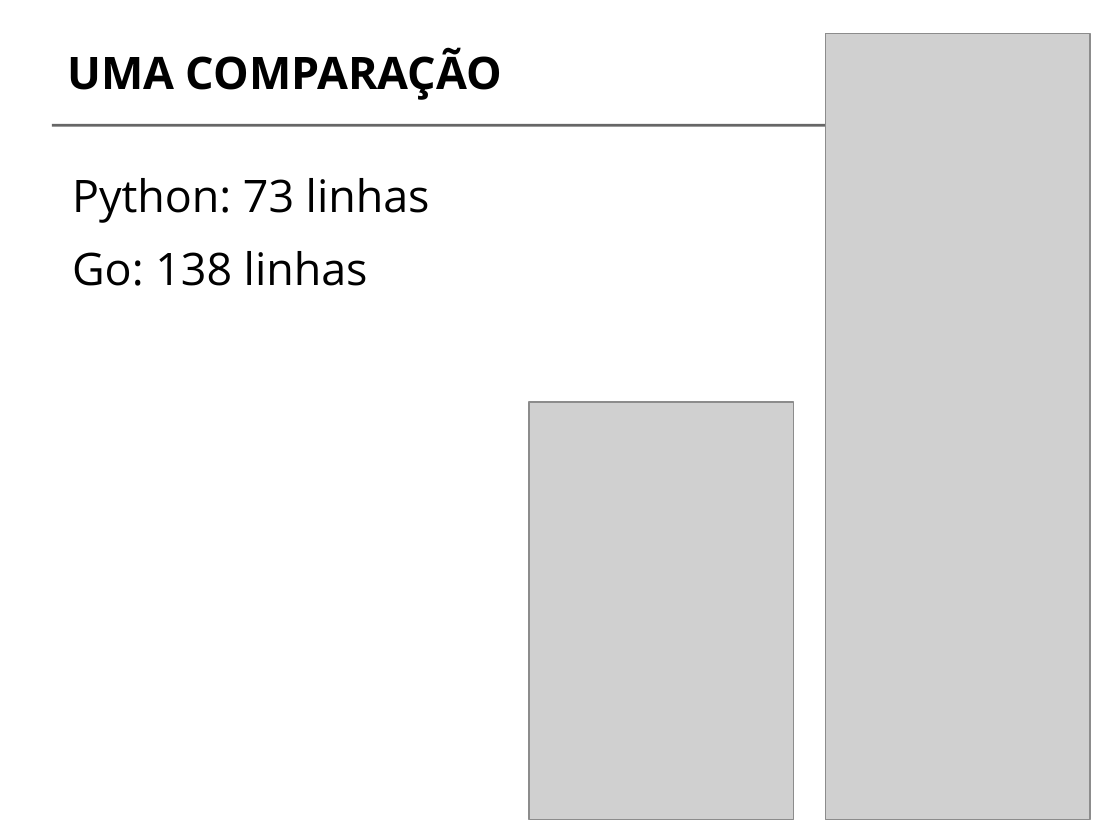
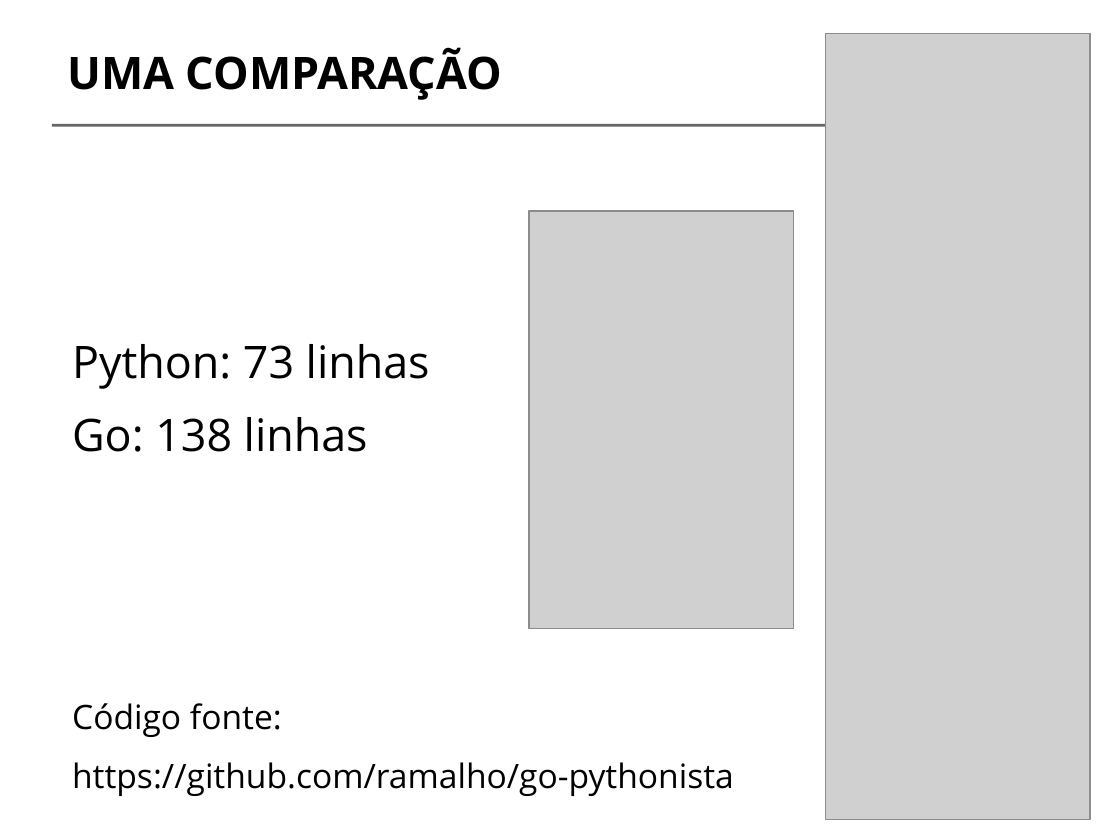
Before and after one commit to ramalho/go-pythonista, a slide deck: slide 18 of go-pythonista.odp. Drawn at 1120x840 pixels with LibreOffice and Linux fonts; fonts in the diff are those of the drawing; grey boxes stand for pictures. Boxes give left, top, right and bottom in pixels: in the first picture for what was removed or moved away, otherwise in the second. Text is boxed around its words. In the diff, an @@ line names an element or a change of style, - is before the commit and + after.

Commit message:
slides palestra 1.0

```diff
--- a/go-pythonista.odp
+++ b/go-pythonista.odp
@@ text "Python: 73 linhas": place and size @@
-text "Python: 73 linhas" at bbox=[72, 178, 430, 286]
+text "Python: 73 linhas" at bbox=[72, 344, 734, 796]
@@ picture: place and size @@
-picture at bbox=[530, 402, 795, 820]
+picture at bbox=[530, 211, 795, 629]
@@ text at bbox=[72, 703, 734, 796]: paragraphs added @@
+Código fonte:
+https://github.com/ramalho/go-pythonista
```
Also in this commit, not shown: 1 other file.
